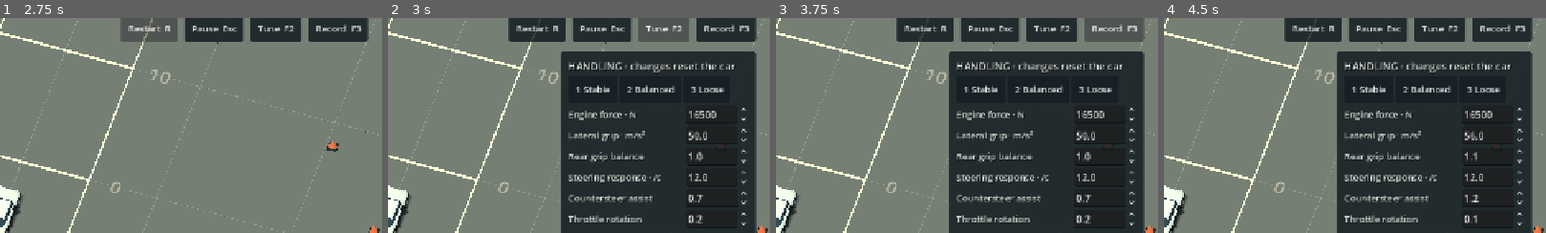
Above: before the commit, frames 1-4 (left to right).
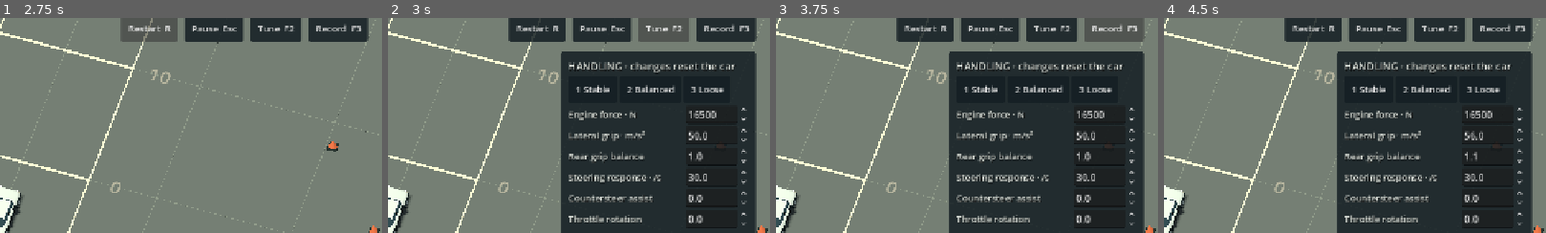
Above: after the commit, the same moments.

Repository: vmannari/beatmytrack
Game: Godot game, scene res://core/game.tscn
Same seed, same stepped clock (60 frames per second), same inputs: the game is played once before the commit and once after it.
Inputs:
- Up to frame 1 (2.75 s): click "Restart R" at 0.5 s; click "Restart R" at 1.25 s; click "Restart R" at 2 s
- Up to frame 2 (3 s): click "Tune F2" at 2.75 s
- Up to frame 3 (3.75 s): click "Record F3" at 3.5 s
- Up to frame 4 (4.5 s): click "1 Stable" at 4.25 s
The pictures show only the part of the screen within x 50-100%, y 4-54%; the shares and areas given below are measured in that part.

Frame 1 is identical in both runs. In frame 2, 0.2% of the frame differs, in the area x 78-94%, y 71-97%; in frame 3, 0.2%; in frame 4, 0.3%.

Commit message:
Tune responsive steering and natural momentum-driven slides

Diff:
--- a/game/resources/loose.tres
+++ b/game/resources/loose.tres
@@ -6,6 +6,3 @@
 lateral_grip = 44.0
 rear_grip = 0.85
 sliding_grip = 0.85
-countersteer_assistance = 0.4
-throttle_rotation = 0.4
-throttle_grip_loss = 0.12
--- a/game/resources/stable.tres
+++ b/game/resources/stable.tres
@@ -6,6 +6,3 @@
 lateral_grip = 56.0
 rear_grip = 1.1
 sliding_grip = 0.96
-countersteer_assistance = 1.2
-throttle_rotation = 0.1
-throttle_grip_loss = 0.05
--- a/game/tests/test_driving.gd
+++ b/game/tests/test_driving.gd
@@ -153,7 +153,20 @@
 	advance(powered, 100, 0.8, 1, 0)
 	advance(lifted, 100, 0.8, 0, 0)
 	print("METRIC: corner slip power %.1f°, lift %.1f°" % [rad_to_deg(powered.state.slip_angle()), rad_to_deg(lifted.state.slip_angle())])
-	check(absf(powered.state.slip_angle()) > absf(lifted.state.slip_angle()) + 0.03, "throttle materially increases corner rotation/slip")
+	# Speculative reference tune: throttle pulls toward the nose rather than
+	# artificially rotating the rear. Compare the same seeded slide, no steering.
+	var pull := VehicleSimulation.new(config)
+	var coast_slide := VehicleSimulation.new(config)
+	pull.state.velocity = Vector2(8, 18)
+	coast_slide.state.velocity = pull.state.velocity
+	advance(pull, 12, 0, 1, 0)
+	advance(coast_slide, 12, 0, 0, 0)
+	check(absf(pull.state.slip_angle()) < absf(coast_slide.state.slip_angle()) and pull.state.heading == 0, "throttle pulls a slide toward the nose without automatic rotation")
+	var tap := VehicleSimulation.new(config)
+	tap.state.velocity = Vector2(0, 18)
+	advance(tap, 6, 1, 0, 0)
+	check(tap.state.steering == 1.0 and tap.state.heading > 0.015, "50ms steering tap promptly rotates the chassis")
+	check(tap.state.heading > atan2(tap.state.velocity.x, tap.state.velocity.y) + 0.005, "trajectory lags behind chassis rotation")
 	check(absf(powered.state.slip_angle()) < deg_to_rad(18.0), "powered corner stays below 18 degrees slip instead of the previous 27")
 	var yard := PlaygroundData.new()
 	var hit := VehicleState.new()
--- a/game/ui/playground_hud.gd
+++ b/game/ui/playground_hud.gd
@@ -102,7 +102,7 @@
 		["Engine force · N", "engine_force", 5000.0, 18000.0, 500.0],
 		["Lateral grip · m/s²", "lateral_grip", 8.0, 60.0, 0.5],
 		["Rear grip balance", "rear_grip", 0.65, 1.3, 0.05],
-		["Steering response · /s", "steering_rate", 2.0, 12.0, 0.5],
+		["Steering response · /s", "steering_rate", 2.0, 40.0, 0.5],
 		["Countersteer assist", "countersteer_assistance", 0.0, 2.0, 0.1],
 		["Throttle rotation", "throttle_rotation", 0.0, 1.2, 0.05]]
 	for field: Array in fields:
--- a/game/vehicle/handling_config.gd
+++ b/game/vehicle/handling_config.gd
@@ -3,7 +3,7 @@
 ## SI units unless noted. Arcade forces, not a physical tire model.
 
 @export var profile_name: String = "Balanced"
-@export var version: String = "handling-0.6"
+@export var version: String = "handling-0.7"
 @export_range(500.0, 2000.0, 10.0) var mass: float = 1050.0
 @export_range(1000.0, 22000.0, 100.0) var engine_force: float = 16500.0
 @export_range(2000.0, 30000.0, 100.0) var braking_force: float = 18000.0
@@ -12,7 +12,7 @@
 @export_range(10.0, 60.0, 1.0) var maximum_speed: float = 46.0 # m/s
 @export_range(2.0, 12.0, 0.5) var reverse_speed: float = 7.0
 @export_range(0.1, 1.0, 0.05) var reverse_delay: float = 0.35 # seconds stopped
-@export_range(1.0, 15.0, 0.1) var steering_rate: float = 12.0 # normalized input/s
+@export_range(1.0, 40.0, 0.1) var steering_rate: float = 30.0 # normalized input/s
 @export_range(0.2, 0.8, 0.01) var steering_angle: float = 0.60 # radians
 @export_range(0.0, 0.95, 0.01) var high_speed_steering_reduction: float = 0.65
 @export_range(2.0, 3.5, 0.05) var wheelbase: float = 2.55
@@ -25,10 +25,10 @@
 @export_range(1.0, 12.0, 0.1) var grip_recovery: float = 5.0 # response/s
 @export_range(2.0, 20.0, 0.1) var lateral_response: float = 17.0 # response/s
 @export_range(0.0, 1.0, 0.05) var corner_energy_retention: float = 0.50 # lateral energy redirected into travel
-@export_range(400.0, 4000.0, 50.0) var rotational_inertia: float = 850.0 # kg m^2 approximation
-@export_range(0.0, 3.0, 0.05) var countersteer_assistance: float = 0.65
-@export_range(0.0, 1.5, 0.05) var throttle_rotation: float = 0.20
-@export_range(0.0, 0.4, 0.01) var throttle_grip_loss: float = 0.07
+@export_range(400.0, 4000.0, 50.0) var rotational_inertia: float = 500.0 # kg m^2 approximation
+@export_range(0.0, 3.0, 0.05) var countersteer_assistance: float = 0.0
+@export_range(0.0, 1.5, 0.05) var throttle_rotation: float = 0.0
+@export_range(0.0, 0.4, 0.01) var throttle_grip_loss: float = 0.0
 @export_range(0.5, 4.0, 0.1) var maximum_yaw_rate: float = 2.2 # rad/s
 @export_range(0.0, 0.8, 0.01) var collision_energy_loss: float = 0.35
 @export_range(0.0, 0.5, 0.01) var restitution: float = 0.12
--- a/game/vehicle/vehicle_simulation.gd
+++ b/game/vehicle/vehicle_simulation.gd
@@ -3,7 +3,7 @@
 ## Canonical core: no nodes, input polling, wall clock, file I/O or random numbers.
 ## Float replay equivalence is measured on one engine/platform only at this gate.
 
-const PHYSICS_VERSION: String = "arcade-planar-0.3"
+const PHYSICS_VERSION: String = "arcade-planar-0.4"
 const TICK_RATE: int = 120
 const STEP: float = 1.0 / TICK_RATE
 
@@ -48,8 +48,8 @@
 	right = state.right()
 	longitudinal = state.velocity.dot(forward)
 	lateral = state.velocity.dot(right)
-	var sliding: bool = absf(slip) > config.slip_threshold and speed > 3.0
-	var target_grip: float = config.sliding_grip if sliding else 1.0
+	var slide_amount: float = smoothstep(config.slip_threshold, config.slip_threshold * 2.0, absf(slip)) if speed > 3.0 else 0.0
+	var target_grip: float = lerpf(1.0, config.sliding_grip, slide_amount)
 	state.grip = move_toward(state.grip, target_grip, config.grip_recovery * STEP)
 	var grip_limit: float = config.lateral_grip * state.grip * (config.front_grip + config.rear_grip) * 0.5
 	grip_limit *= 1.0 - throttle * absf(state.steering) * config.throttle_grip_loss
Not shown, changed: DEVELOPMENT_STATUS.md
Not shown, changed: docs/DRIVING_PLAYGROUND.md
Not shown, added: docs/evidence/driving-momentum.png
Not shown, changed: docs/evidence/driving-tests.txt
